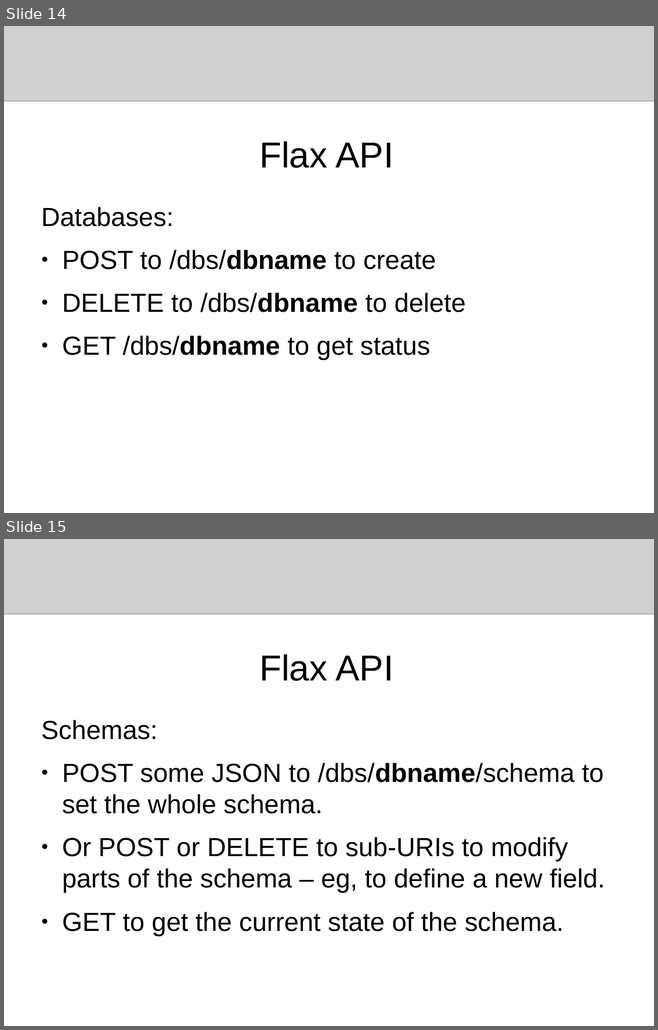
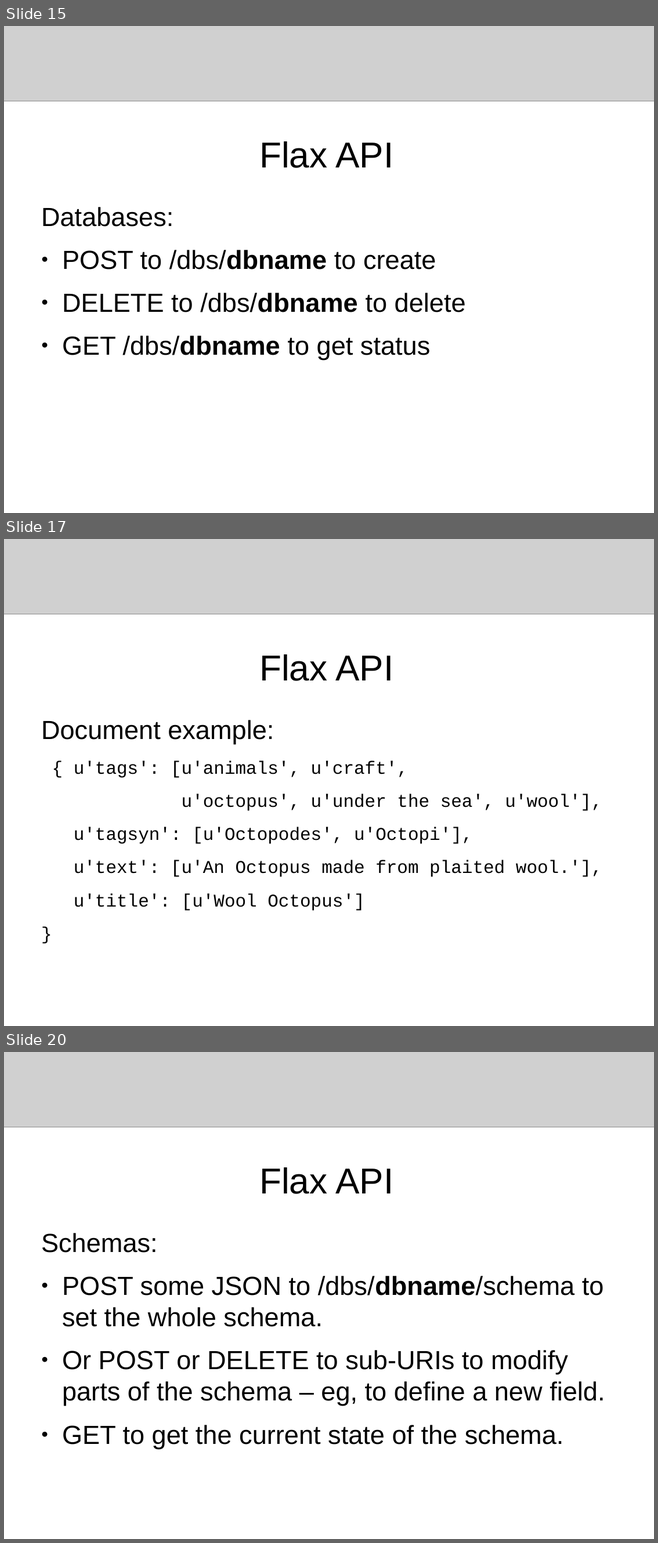
Before and after one commit to flaxsearch/flaxcode, a slide deck: flax_search_service/docs/presentations/europython2009.odp. Shown one above the other, each under a label of ours: slides 14 and 15 before the commit, slides 15, 17 and 20 after it; the slides between them are not shown. The pictures are 658x1030 and 658x1543 pixels, drawn with LibreOffice and Linux fonts; fonts in the diff are those of the drawing; grey boxes stand for pictures. Boxes give left, top, right and bottom in pixels: in the first picture for what was removed or moved away, otherwise in the second. Text is boxed around its words. In the diff, an @@ line names an element or a change of style, - is before the commit and + after.

```diff
--- a/flax_search_service/docs/presentations/europython2009.odp
+++ b/flax_search_service/docs/presentations/europython2009.odp
@@ slide 17 added at <box>4,539,654,1026</box>, background #FFFFFF @@
@@ picture added at <box>4,539,654,614</box> @@
@@ title added at <box>259,654,393,681</box>, 44 pt, text #000000 @@
+Flax API
@@ text added at <box>41,720,602,911</box>, 22 pt, text #000000 @@
+Document example:
+{ u'tags': [u'animals', u'craft',
+u'octopus', u'under the sea', u'wool'],
+u'tagsyn': [u'Octopodes', u'Octopi'],
+u'text': [u'An Octopus made from plaited wool.'],
+u'title': [u'Wool Octopus']
+}
@@ what was slide 14 is now slide 15 @@
@@ what was slide 15 is now slide 20 @@
```
Also in this commit, not shown: 2 slides changed, 7 other slides added.
